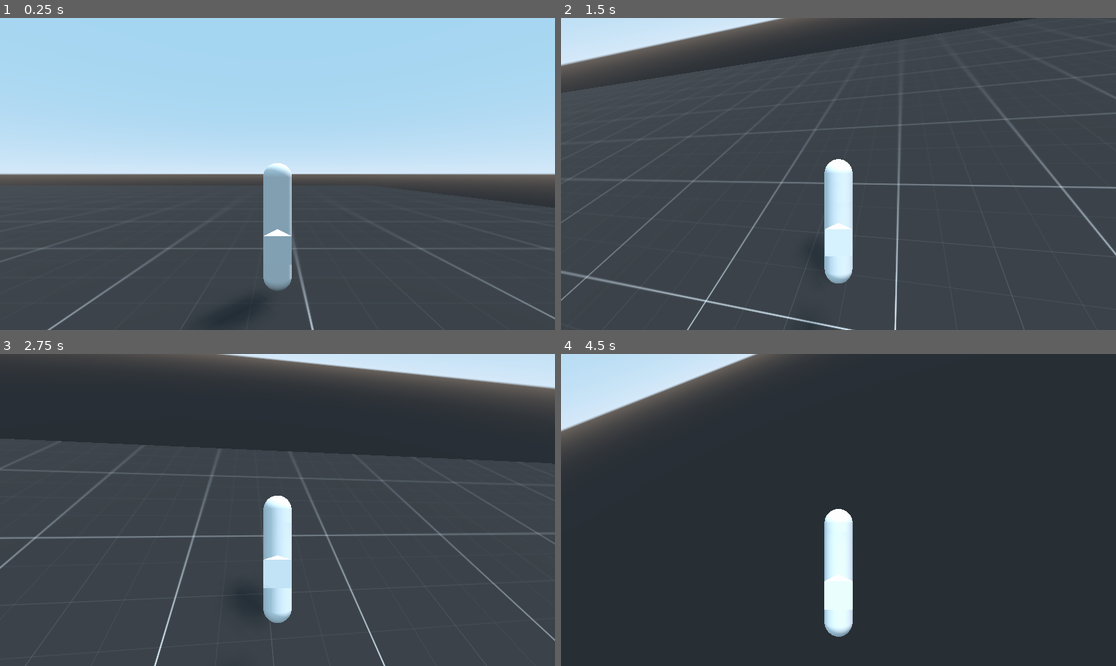
Above: before the commit, frames 1-4 (two rows, left to right).
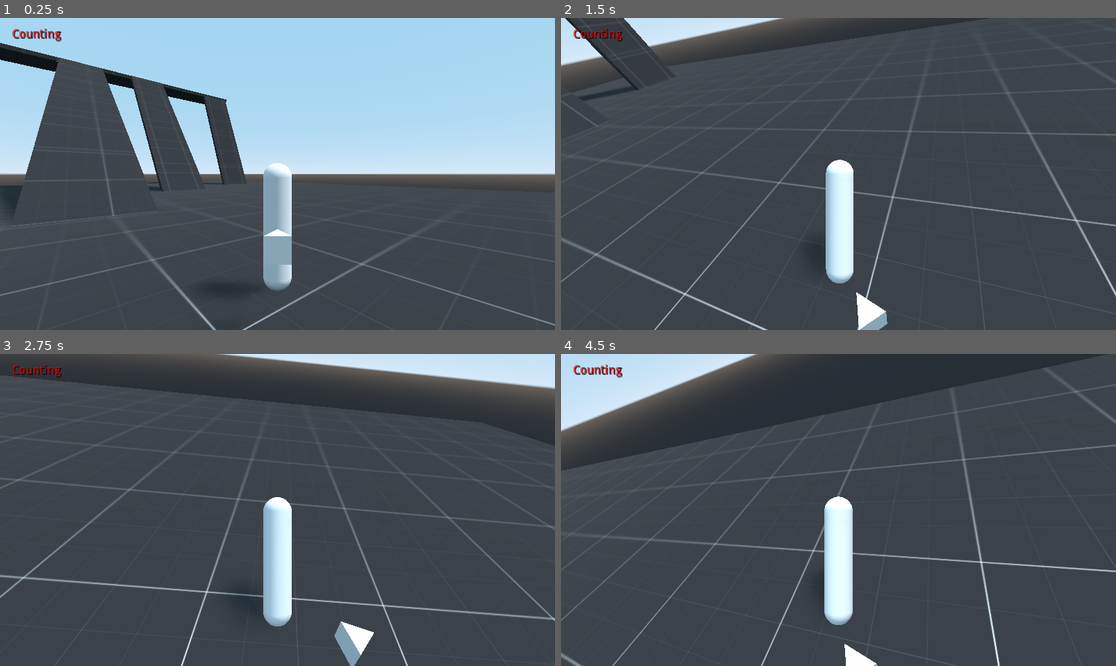
Above: after the commit, the same moments.

Repository: Corruptinator/Better_Slope_Demo
Game: Godot game, scene res://New_Setup.tscn
The game is run twice, just before and just after one commit, with the same random seed, the same clock (stepped at 60 frames per second) and the same inputs. The engine's default icon, where the game draws it, is replaced by a stand-in: a white triangle on a blue panel in a dark square.
Inputs (mouse positions are in pixels of both pictures, inside the frame that each line leads up to):
- Up to frame 1 (0.25 s): no input
- Up to frame 2 (1.5 s): tap Enter at 0.5 s; move the mouse to (866, 174) at 0.52 s; hold Shift 0.53-1.28 s; hold W (up) from 0.53 s (still down); tap Space (jump) at 0.77 s; move the mouse to (810, 174) at 1.27 s; tap R (orientation) at 1.35 s
- Up to frame 3 (2.75 s): keep holding W (up); tap Space (jump) at 1.52 s; tap Shift at 1.55 s; move the mouse to (288, 503) at 2.02 s; hold Shift from 2.03 s (still down)
- Up to frame 4 (4.5 s): keep holding W (up); move the mouse to (832, 516) at 2.77 s; release Shift at 2.78 s; tap Shift at 2.85, 3.8, 4.35 s; tap Space (jump) at 3.02, 3.77 s; move the mouse to (877, 513) at 3.52 s; hold R (orientation) 3.53-4.28 s; move the mouse to (794, 506) at 4.27 s

The runs differ from the first frame. In frame 1, 12% of the frame differs, in the area x 0-100%, y 3-100%; in frame 2, 7.3%; in frame 3, 9.9%; in frame 4, 12%, in the area x 0-100%, y 0-100%.

Commit message:
updated playercode

Diff:
--- a/NewPlayerCode.gd
+++ b/NewPlayerCode.gd
@@ -45,6 +45,11 @@
 var alt_rot = Vector3(0,0,0)
 var grv_dif = 0
 var ang_adj = 0
+var alternate = 0
+var rot_x_blk = false setget chk_x_rot
+var old_x_rot = 0
+var avatar_rot = Vector3()
+var avatar_chk = false
 
 
 
@@ -96,12 +101,22 @@
 
 
 
+func chk_x_rot(a):
+	if old_x_rot == 0:
+		pass
+	elif old_x_rot != a:
+		rot_x_blk = true
+	old_x_rot = a
+	pass
+
+
 
 
 func _ready():
 	character = get_node(".")
 	Input.set_mouse_mode(Input.MOUSE_MODE_CAPTURED)
 	$CamRoot.set_as_toplevel(true)
+	#$Rotation.set_as_toplevel(true)
 
 func _input(event):
 	if event is InputEventMouseMotion:
@@ -120,6 +135,7 @@
 	# Rotating our camera by mouse controls (press Alt+ f4 to quit, just in case)
 	camera = get_node("CamRoot/H/V/Camera").get_global_transform()
 
+
 	if abs(Input.get_joy_axis(0,JOY_AXIS_2)) > deadZone:
 		#print("Foward")
 		camrot_h += -Input.get_joy_axis(0,JOY_AXIS_2) * 10
@@ -135,27 +151,28 @@
 	$CamRoot.global_transform.origin = self.global_transform.origin
 	$CamRoot/H.rotation_degrees = (Vector3(0,(camrot_h*(delta*20)),0))
 	$CamRoot/H/V.rotation_degrees = (Vector3((camrot_v*(delta*20)),0,0))
+	#$Rotation.global_transform.origin = self.global_transform.origin
 
 
 	# Speed Movement and Jump
 
 	# (Keyboard Controls)
 	if Input.is_action_pressed("left"):
-		side_speed = lerp(side_speed, 800, .1)
+		side_speed = lerp(side_speed, 400, .1)
 		is_moving = true
 		pass
 	elif Input.is_action_pressed("right"):
-		side_speed = lerp(side_speed, -800, .1)
+		side_speed = lerp(side_speed, -400, .1)
 		is_moving = true
 	else:
 		side_speed = lerp(side_speed, 0, .1)
 		#is_moving = false
 
 	if Input.is_action_pressed("up"):
-		mov_speed = lerp(mov_speed, 800, .1)
+		mov_speed = lerp(mov_speed, 400, .1)
 		is_moving = true
 	elif Input.is_action_pressed("down"):
-		mov_speed = lerp(mov_speed, -800, .1)
+		mov_speed = lerp(mov_speed, -400, .1)
 		is_moving = true
 	else:
 		mov_speed = lerp(mov_speed, 0, .1)
@@ -169,23 +186,23 @@
 
 	# (Xbox Controller)
 	if abs(Input.get_joy_axis(0,JOY_AXIS_0)) > deadZone:
-		print("Foward")
-		con_speed = lerp(con_speed, 800, .1)
-		con_vel.x = lerp(con_vel.x, -Input.get_joy_axis(0,JOY_AXIS_0) * 800, .1)
+		#print("Foward")
+		con_speed = lerp(con_speed, 400, .1)
+		con_vel.x = lerp(con_vel.x, -Input.get_joy_axis(0,JOY_AXIS_0) * 400, .1)
 		is_moving = true
 	else:
 		con_vel.x = lerp(con_vel.x, 0, .1)
 
 	if abs(Input.get_joy_axis(0,JOY_AXIS_1)) > deadZone:
-		print("Sideway")
-		con_speed = lerp(con_speed, 800, .1)
-		con_vel.y = lerp(con_vel.y, -Input.get_joy_axis(0,JOY_AXIS_1) * 800, .1)
+		#print("Sideway")
+		con_speed = lerp(con_speed, 400, .1)
+		con_vel.y = lerp(con_vel.y, -Input.get_joy_axis(0,JOY_AXIS_1) * 400, .1)
 		is_moving = true
 	else:
 		con_vel.y = lerp(con_vel.y, 0, .1)
 
-	if abs(Input.get_joy_axis(0,JOY_AXIS_0)) < deadZone and abs(Input.get_joy_axis(0,JOY_AXIS_1)) > deadZone:
-		con_speed = lerp(con_speed, 800, .1)
+	if abs(Input.get_joy_axis(0,JOY_AXIS_0)) < deadZone and abs(Input.get_joy_axis(0,JOY_AXIS_1)) < deadZone:
+		con_speed = lerp(con_speed, 0, .1)
 
 
 	# Keyboard and Controller velocities are combined
@@ -217,7 +234,7 @@
 			can_jump = true
 			if ang_gate == false:
 				if grv_dif < 0:
-					grv_vel = (global_transform.basis[1].normalized() * delta) * ((-ang_adj * 10) * (abs(mov_speed/400) + abs(con_speed/400)))
+					grv_vel = (global_transform.basis[1].normalized() * delta) * ((-ang_adj * 10) * (abs(mov_speed/400) + abs(con_speed/400) + abs(side_speed/400)))
 				else:
 					grv_vel = Vector3.ZERO
 					pass
@@ -255,17 +272,86 @@
 		#print("Ceiling!")
 		grv_vel = grv_vel * -1
 
-
+	#print(global_transform.basis.get_euler().normalized())
+	#print(round(rad2deg(abs($Rotation.rotation.y))))
+
+#	if (round(rad2deg(abs(rotation.y)))) >= 180:
+#		print("Detect!")
+#	else:
+#		print("")
 
 	# Freezes player rotation while moving
 	if is_moving && !Input.is_key_pressed(KEY_SHIFT):
 		set_rotation($CamRoot/H.global_transform.basis.get_euler())
+		#set_rotation(lerp(rotation,$CamRoot/H.global_transform.basis.get_euler(),.9))
+
 
 	# Rotates when the controller joystick is tilted (Gamepad/Controller Only)
-	elif abs(Input.get_joy_axis(0,JOY_AXIS_0)) > deadZone or abs(Input.get_joy_axis(0,JOY_AXIS_1)) > deadZone:
-		set_rotation($CamRoot/H.global_transform.basis.get_euler())
-		pass
-
+	if (Input.is_joy_button_pressed(0,JOY_R2)):
+		$Rotation.set_as_toplevel(true)
+		avatar_chk = true
+		avatar_rot = $Rotation.global_transform.basis.get_euler()
+		if (abs(Input.get_joy_axis(0,JOY_AXIS_0)) > deadZone or abs(Input.get_joy_axis(0,JOY_AXIS_1)) > deadZone):
+#			if avatar_chk == true:
+#				$Rotation.rotation = avatar_rot
+#				$Rotation.set_as_toplevel(false)
+#				avatar_chk = false
+			$Rotation.rotation.y = lerp_angle($Rotation.rotation.y ,$CamRoot/H.global_transform.basis.get_euler().y, delta * (50))
+			$Rotation.global_transform.origin = global_transform.origin
+			pass
+		else:
+			$Rotation.rotation.y = lerp_angle($Rotation.rotation.y ,$CamRoot/H.global_transform.basis.get_euler().y, delta * (50))
+			$Rotation.global_transform.origin = global_transform.origin
+	else:
+		if (abs(Input.get_joy_axis(0,JOY_AXIS_0)) > deadZone or abs(Input.get_joy_axis(0,JOY_AXIS_1)) > deadZone):
+
+
+			if avatar_chk == true:
+				$Rotation.rotation = avatar_rot
+				$Rotation.set_as_toplevel(false)
+				avatar_chk = false
+	#		if rad2deg(global_transform.basis.get_euler().y) == 180:
+	#			print("pass")
+
+			#print(atan2(Input.get_joy_axis(0,JOY_AXIS_1),Input.get_joy_axis(0,JOY_AXIS_0)))
+			var tlt_dis = Vector3.ZERO.distance_to(Vector3(Input.get_joy_axis(0,JOY_AXIS_0),0,Input.get_joy_axis(0,JOY_AXIS_1)))
+			#print(tlt_dis)
+			if (round(rad2deg(abs(rotation.y)))) >= 178.5 + tlt_dis:
+	#			print($Rotation.rotation.y)
+	#			if global_transform.basis.get_euler().normalized().y == 1:
+	#				#alternate = (deg2rad(180) + $Rotation.rotation.y) + (deg2rad(180))
+	#				print($Rotation.rotation.y)
+	#				#$Rotation.rotation.y = (deg2rad(-180) + $Rotation.rotation.y) + (deg2rad(-180))
+	#			if global_transform.basis.get_euler().normalized().y == -1:
+	#				#alternate = (deg2rad(180) + $Rotation.rotation.y) + (deg2rad(180))
+	#				print($Rotation.rotation.y)
+	#				#$Rotation.rotation.y = (deg2rad(180) + $Rotation.rotation.y) + (deg2rad(180))
+				chk_x_rot(global_transform.basis.get_euler().normalized().y)
+				if rot_x_blk == true:
+					var calculate = 180 - abs(rad2deg($Rotation.rotation.y))
+					#print(calculate + 180)
+					#print(abs(rad2deg($Rotation.rotation.y)))
+					get_node("Label").text = str(calculate + 180 * global_transform.basis.get_euler().normalized().y)
+					#print(calculate + 180 * global_transform.basis.get_euler().normalized().y)
+					rot_x_blk = false
+				else:
+					pass
+			#$Rotation.rotation = $Rotation.rotation.linear_interpolate(global_transform.basis.get_euler(),.1)
+			$Rotation.rotation.y = lerp_angle($Rotation.rotation.y ,(atan2(Input.get_joy_axis(0,JOY_AXIS_1),-Input.get_joy_axis(0,JOY_AXIS_0)) + deg2rad(90)), delta * (5 * tlt_dis))
+			#$Rotation.rotation.y = lerp_angle($Rotation.rotation.y ,(atan2(Input.get_joy_axis(0,JOY_AXIS_1),-Input.get_joy_axis(0,JOY_AXIS_0)) + deg2rad(89)) * (tlt_dis * -Vector3(Input.get_joy_axis(0,JOY_AXIS_2),0,Input.get_joy_axis(0,JOY_AXIS_3)).normalized().x), .03)
+
+
+			set_rotation($CamRoot/H.global_transform.basis.get_euler())
+			#set_rotation(lerp(rotation,$CamRoot/H.global_transform.basis.get_euler(),.9))
+			pass
+		else:
+			$Rotation.set_as_toplevel(true)
+			$Rotation.global_transform.origin = global_transform.origin
+			#$Rotation.global_transform.basis = global_transform.basis
+			avatar_rot = $Rotation.global_transform.basis.get_euler()
+			avatar_chk = true
+			pass
+#	print($Rotation.global_transform.basis.get_euler().y)
 
 
 	# (Experimental: Rotates both the Player and the Camera origin based on what the 3D position is rotated [Transform-Wise/ Eulers])
--- a/New_Setup.tscn
+++ b/New_Setup.tscn
@@ -123,7 +123,7 @@
 [node name="KinematicBody" type="KinematicBody" parent="Objects/Models" groups=[
 "Player",
 ]]
-transform = Transform( 1, 0, 0, 0, 1, 0, 0, 0, 1, -5.733, 0, -1.25 )
+transform = Transform( 0.670932, 0, 0.741519, 0, 1, 0, -0.741519, 0, 0.670932, -5.733, 0, -1.25 )
 collision_layer = 0
 script = ExtResource( 6 )
 
@@ -138,11 +138,6 @@
 [node name="MeshInstance" type="MeshInstance" parent="Objects/Models/KinematicBody"]
 transform = Transform( 1, 0, 0, 0, -1.62921e-07, -1, 0, 1, -1.62921e-07, 0, 0.649134, 0 )
 mesh = SubResource( 4 )
-material/0 = null
-
-[node name="MeshInstance2" type="MeshInstance" parent="Objects/Models/KinematicBody"]
-transform = Transform( 0.1, 0, 0, 0, -4.37114e-09, -0.1, 0, 0.1, -4.37114e-09, 0, 0.649134, -0.622096 )
-mesh = SubResource( 5 )
 material/0 = null
 
 [node name="FloorCast" type="RayCast" parent="Objects/Models/KinematicBody"]
@@ -167,6 +162,44 @@
 
 [node name="Gravity" type="Position3D" parent="Objects/Models/KinematicBody"]
 transform = Transform( 1, 0, 0, 0, 1, 0, 0, 0, 1, 0, 1.43715, 0 )
+
+[node name="Mesh_Foll" type="MeshInstance" parent="Objects/Models/KinematicBody"]
+transform = Transform( 0.1, 0, 0, 0, -4.37114e-09, -0.1, 0, 0.1, -4.37114e-09, 0, 0, 0 )
+visible = false
+mesh = SubResource( 5 )
+material/0 = null
+
+[node name="Grnd_Foll" type="MeshInstance" parent="Objects/Models/KinematicBody"]
+transform = Transform( 0.1, 0, 0, 0, -4.37114e-09, -0.1, 0, 0.1, -4.37114e-09, 0, 0, 0 )
+visible = false
+mesh = SubResource( 5 )
+material/0 = null
+
+[node name="Rotation" type="Position3D" parent="Objects/Models/KinematicBody"]
+
+[node name="MeshInstance2" type="MeshInstance" parent="Objects/Models/KinematicBody/Rotation"]
+transform = Transform( 0.1, 0, 0, 0, -4.37114e-09, -0.1, 0, 0.1, -4.37114e-09, 0, 0.649134, -0.622096 )
+mesh = SubResource( 5 )
+material/0 = null
+
+[node name="MeshInstance3" type="MeshInstance" parent="Objects/Models/KinematicBody/Rotation"]
+transform = Transform( 0.1, 0, 0, 0, -4.37114e-09, -0.1, 0, 0.1, -4.37114e-09, 0, 1.62227, 0 )
+visible = false
+mesh = SubResource( 5 )
+material/0 = null
+
+[node name="Label" type="Label" parent="Objects/Models/KinematicBody"]
+margin_left = 41.0
+margin_top = 36.0
+margin_right = 97.0
+margin_bottom = 50.0
+rect_scale = Vector2( 3, 3 )
+custom_colors/font_color = Color( 1, 0, 0, 1 )
+custom_colors/font_color_shadow = Color( 0, 0, 0, 1 )
+text = "Counting"
+__meta__ = {
+"_edit_use_anchors_": false
+}
 
 [node name="Reorientation" type="Position3D" parent="Objects/Models"]
 transform = Transform( 1, 0, 0, 0, 0.707107, -0.707107, 0, 0.707107, 0.707107, 0, 9.98398, 0 )
